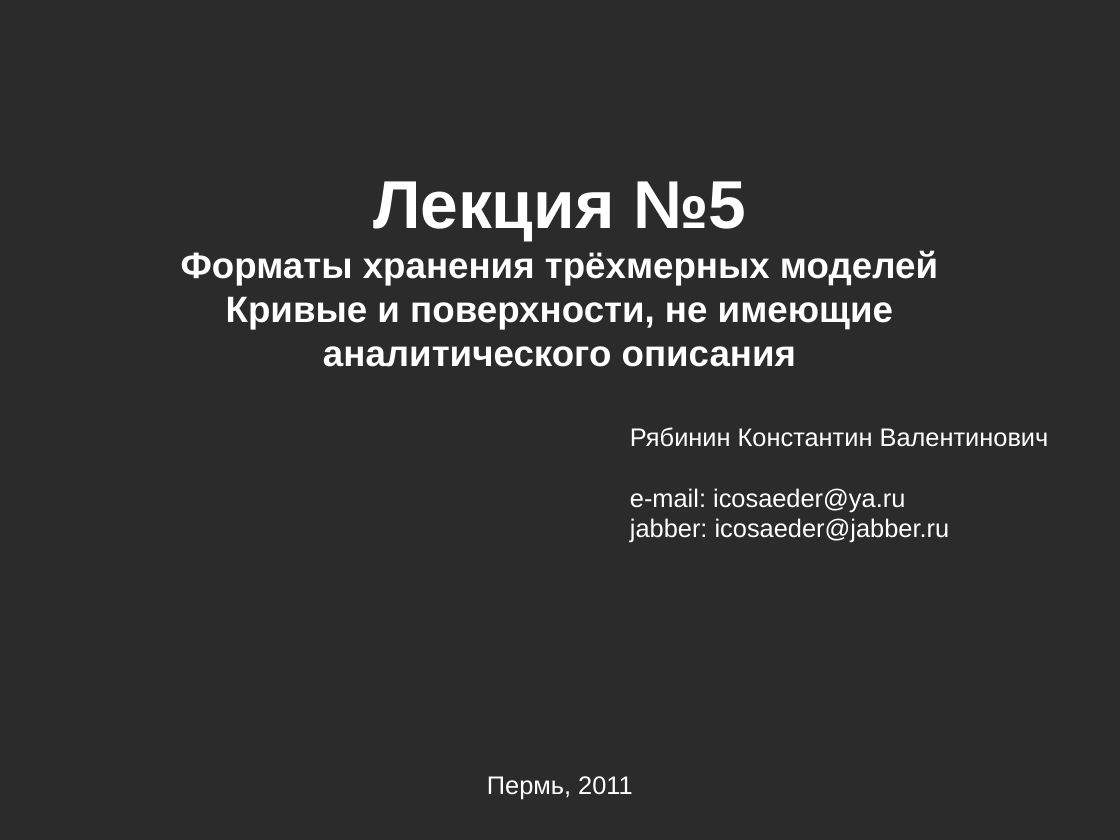
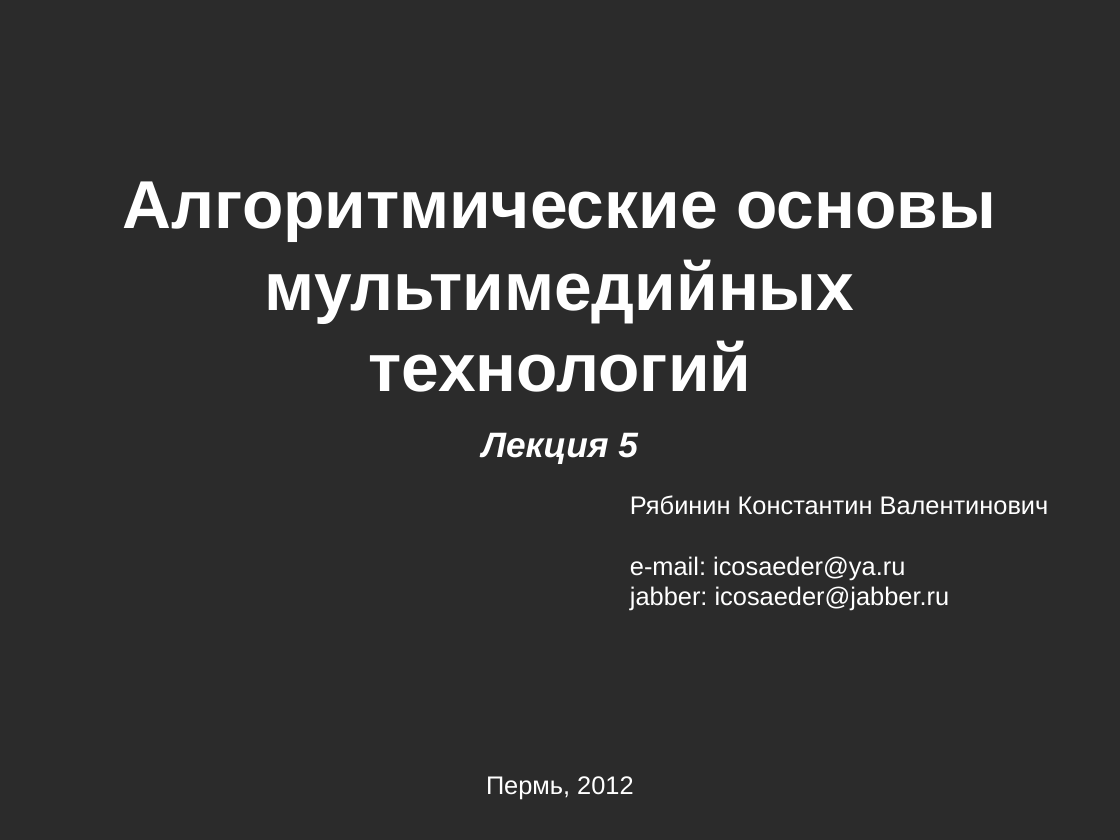
Before and after one commit to icosaeder/mmtech-lect, a slide deck: slide 1 of Лекции/Лекция №5/Лекция №5.odp. Drawn at 1120x840 pixels with LibreOffice and Linux fonts; fonts in the diff are those of the drawing; background and template pictures are left out; a plain dark background stands for a picture behind light text. Boxes give left, top, right and bottom in pixels: in the first picture for what was removed or moved away, otherwise in the second. Text is boxed around its words. In the diff, an @@ line names an element or a change of style, - is before the commit and + after.

Commit message:
lecture 5 updated

```diff
--- a/Лекции/Лекция №5/Лекция №5.odp
+++ b/Лекции/Лекция №5/Лекция №5.odp
@@ text added at <box>123,181,996,463</box>, 48 pt, text #FFFFFF, bold @@
+Алгоритмические основы мультимедийных технологий
+Лекция 5
@@ text removed at <box>181,181,938,367</box> @@
-Лекция №5
-Форматы хранения трёхмерных моделей
-Кривые и поверхности, не имеющие аналитического описания
@@ text "Рябинин Константин Валентинович": place and size @@
-text "Рябинин Константин Валентинович" at <box>630,427,1049,543</box>
+text "Рябинин Константин Валентинович" at <box>630,495,1049,611</box>
@@ text at <box>486,776,633,799</box>: text changed @@
-Пермь, 2011
+Пермь, 2012
```
Also in this commit, not shown: 1 other file.
